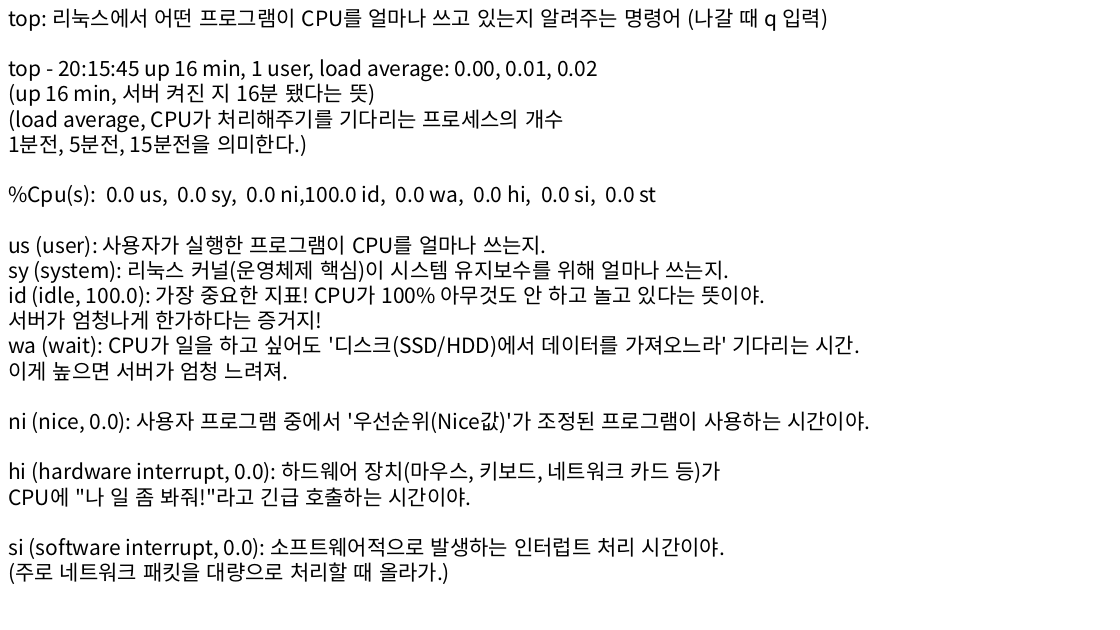
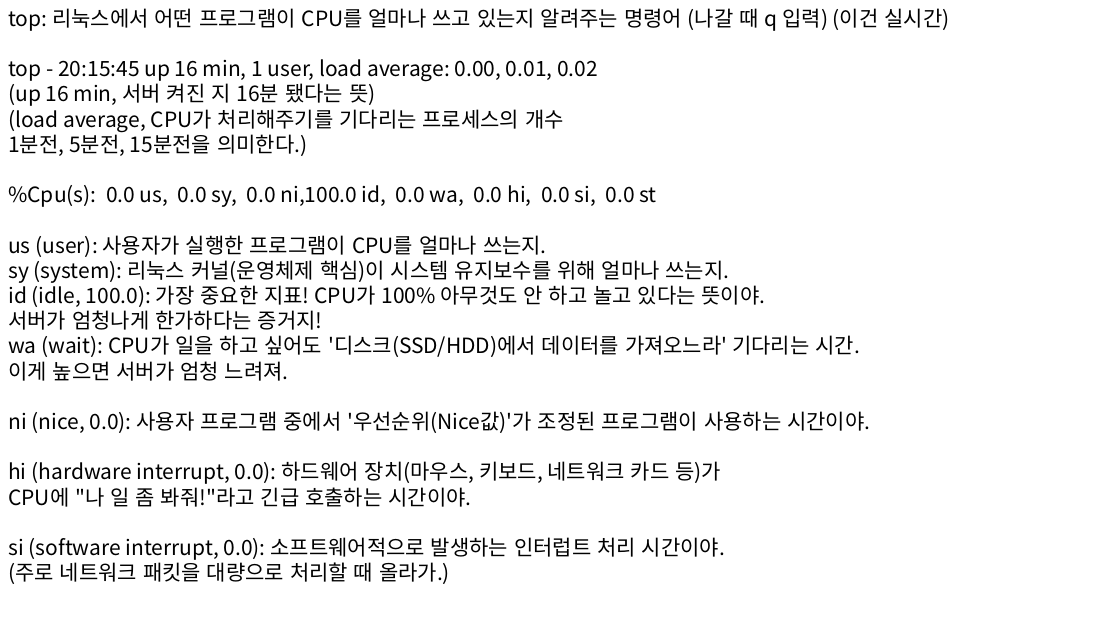
Before and after one commit to dimodimo0121/TIL, a slide deck: slide 2 of Linux/리눅스 공부.pptx. Drawn at 1120x630 pixels with LibreOffice and Linux fonts; fonts in the diff are those of the drawing. Boxes give left, top, right and bottom in pixels: in the first picture for what was removed or moved away, otherwise in the second. Text is boxed around its words. In the diff, an @@ line names an element or a change of style, - is before the commit and + after.

```diff
--- a/Linux/리눅스 공부.pptx
+++ b/Linux/리눅스 공부.pptx
@@ text at box(8, 8, 949, 31): text changed @@
-top: 리눅스에서 어떤 프로그램이 CPU를 얼마나 쓰고 있는지 알려주는 명령어 (나갈 때 q 입력)
+top: 리눅스에서 어떤 프로그램이 CPU를 얼마나 쓰고 있는지 알려주는 명령어 (나갈 때 q 입력) (이건 실시간)
```
Also in this commit, not shown: 1 other slide changed, 4 slides added, 1 other file.
